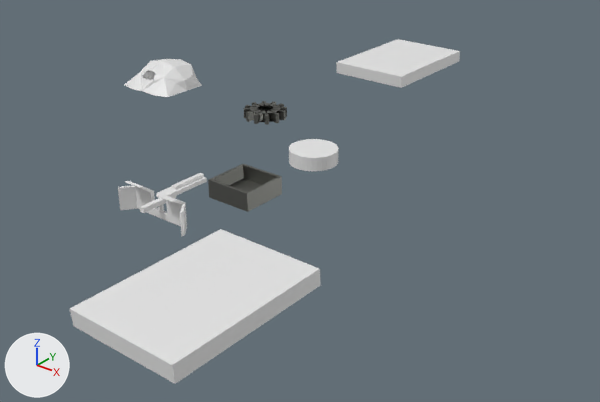
Two versions of the Blender file Blender/Engine1.blend, one commit apart.
The view is the same before and after, from a 50 mm lens placed at (3.52, -5.67, 1.99), pointed at (0.51, -1.92, -0.35). Arrows for +X, +Y and +Z are at lower left; the lights stay in place.

Names of what the first picture shows: 'Assembler1', 'Container1', 'Cube', 'Cube.001', 'Cylinder', 'Engine1Base', 'Engine1Base.002'.
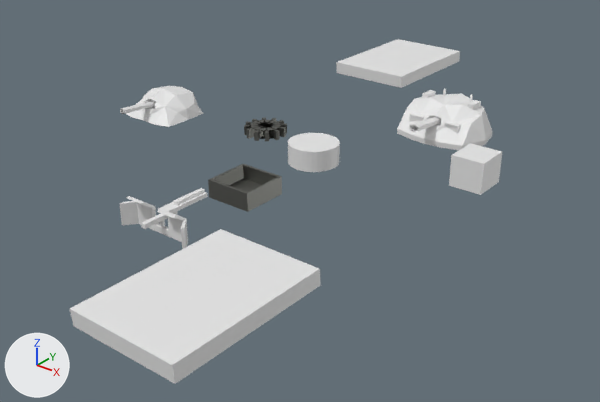
Where the newer file only moved an object's origin or applied its transform, the numbers keep the older frame.

What differs and where, as boxes [x1, y1, x2, y2] in the pictures (600 x 402 px):
'Weapon', added: after [397, 88, 493, 150]
'Cube', moved: before [118, 173, 207, 237]; after [120, 188, 208, 249]
'Weapon.001', added: after [120, 86, 204, 127]
'Cube.003', added: after [449, 143, 502, 195]
'Cube.001', deleted: before [124, 59, 202, 97]
'Cylinder', mesh rescaled (21% taller): before [289, 139, 339, 171]; after [288, 133, 340, 172]
'Assembler1', moved: before [244, 101, 287, 124]; after [244, 118, 287, 141]

What the commit changed:
me_cylinder has 64 vertices, 34 faces and spans x -1.0..1.0, y -1.0..1.0, z 0.0..0.58.
me_cylinder is used by ob_cylinder; location (0.679, -1.994, 0.002); scale (0.15, 0.15, 0.15).
me_cylinder part 1: the whole mesh is scaled about its middle by (1.04, -1.03, -1.48), then moved by (0.0, 0.0, 0.13).
Mesh me_cube_011 is new.
It has 46 vertices, 31 faces, 2 loose edges and spans x -0.021..0.237, y -0.379..0.212, z -0.016..0.165.
Mesh me_cube_010 is new.
It has 96 vertices, 76 faces, 3 loose edges and spans x -0.031..0.319, y -0.381..0.327, z -0.016..0.241.
Mesh me_cube_009 is new.
It is a box spanning x -0.1..0.1, y -0.111..0.111, z 0.0..0.188.
Object 'Assembler1' (ob_assembler1) moves from (0.147, -1.828, 0.116) to (0.147, -1.828, 0.0).
Object 'Cube' (ob_cube) moves from (0.748, -3.172, 0.087) to (0.748, -3.172, 0.0).
Object 'Cube.001' (ob_cube_001) is deleted.
Object 'Weapon.001' (ob_weapon_001) is new; it shows me_cube_011.
Its location is (-0.693, -1.931, 0.0).
It gains a MIRROR modifier named 'Mirror'.
Object 'Weapon' (ob_weapon) is new; it shows me_cube_010.
Its location is (0.998, -0.998, -0.035).
It gains a MIRROR modifier named 'Mirror'.
Object 'Cube.003' (ob_cube_003) is new; it shows me_cube_009.
Its location is (1.591, -1.674, 0.0).
